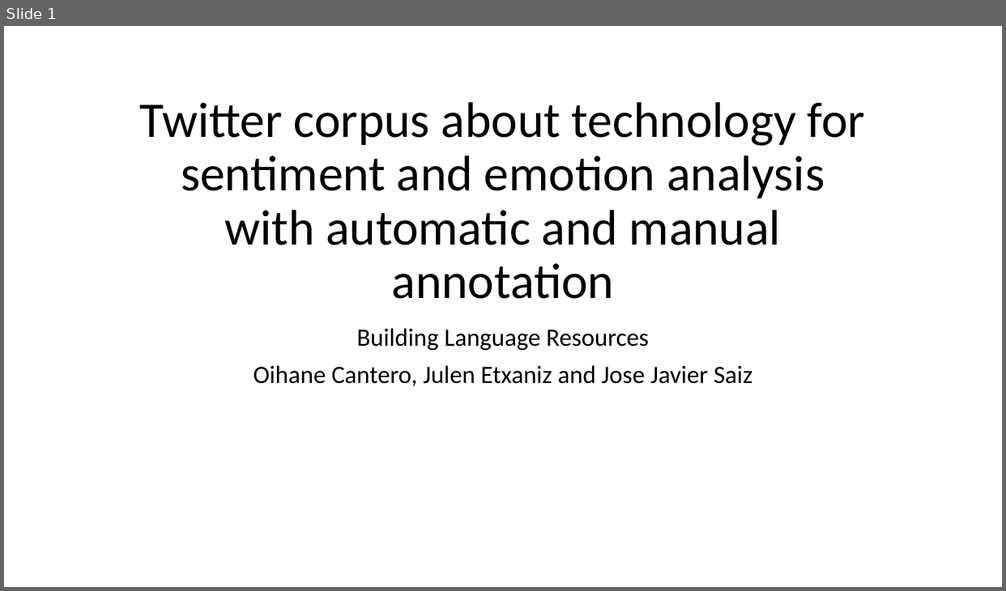
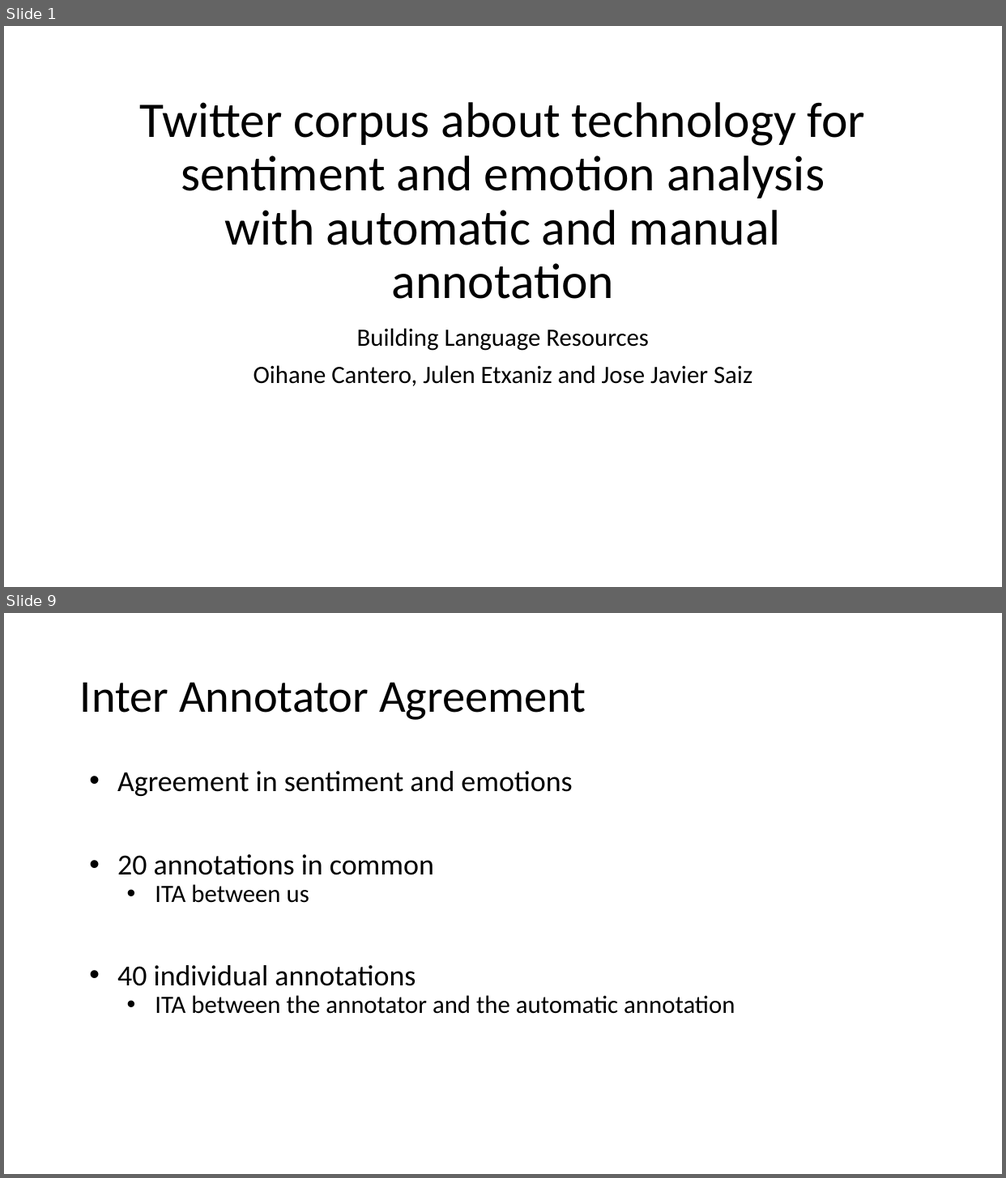
Before and after one commit to juletx/twitter-sentiment-emotion, a slide deck: slides/twitter_sentiment_emotion.pptx. Shown one above the other, each under a label of ours: slide 1 before the commit, slides 1 and 9 after it; the slides between them are not shown. The pictures are 1006x591 and 1006x1178 pixels, drawn with LibreOffice and Linux fonts; fonts in the diff are those of the drawing. Boxes give left, top, right and bottom in pixels: in the first picture for what was removed or moved away, otherwise in the second. Text is boxed around its words. In the diff, an @@ line names an element or a change of style, - is before the commit and + after.

```diff
--- a/slides/twitter_sentiment_emotion.pptx
+++ b/slides/twitter_sentiment_emotion.pptx
@@ slide 9 added at (4, 613, 1002, 1174), background #FFFFFF @@
@@ title added at (80, 682, 586, 720), 44 pt, text #000000 @@
+Inter Annotator Agreement
@@ text added at (117, 771, 735, 1014), 28 pt, text #000000 @@
+• Agreement in sentiment and emotions
+• 20 annotations in common
+  • ITA between us
+• 40 individual annotations
+  • ITA between the annotator and the automatic annotation
```
Also in this commit, not shown: 14 other slides added.
